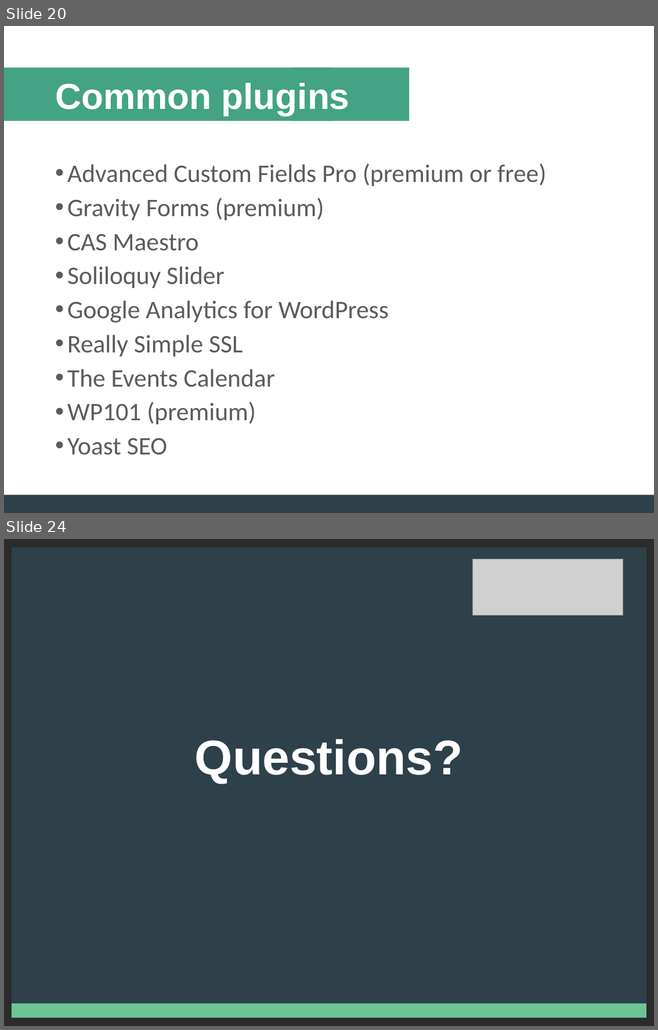
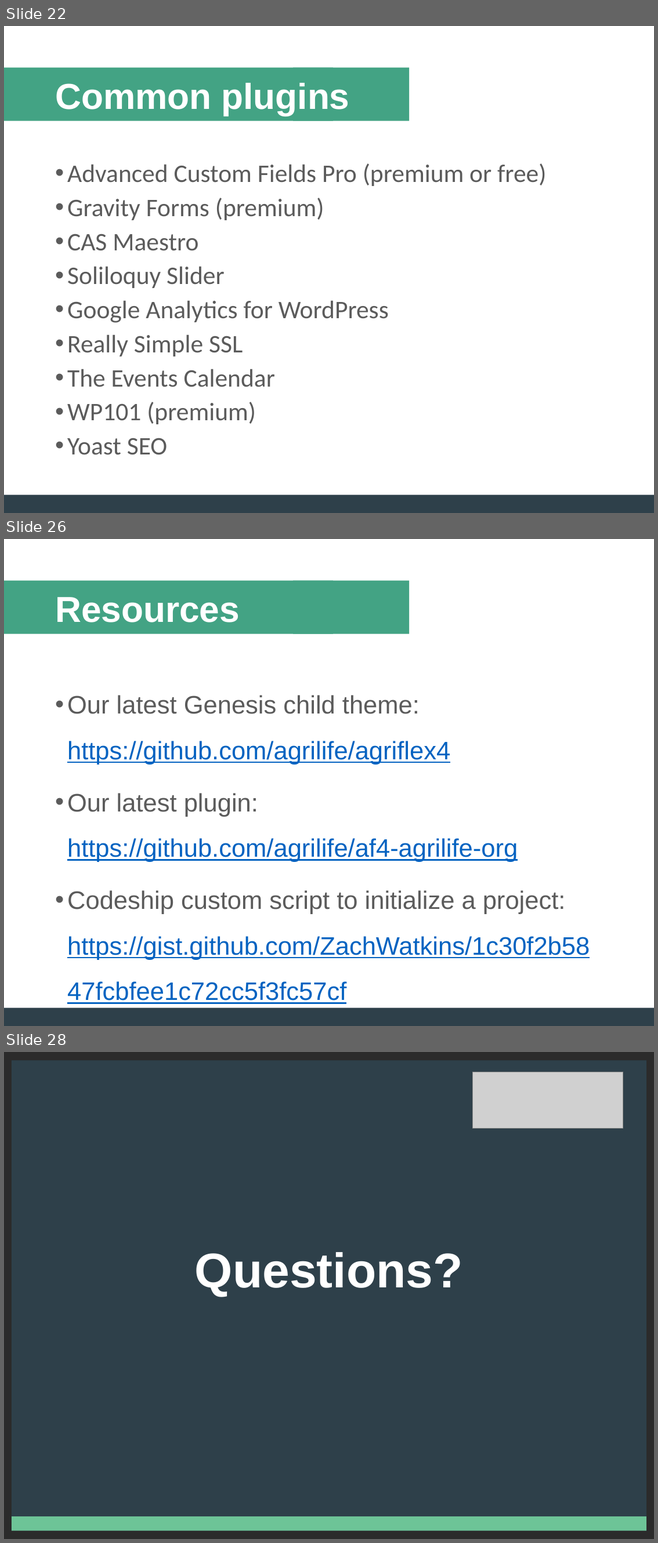
Before and after one commit to ZachWatkins/Presentation-Building-Deploying-Maintaining-WordPress-Sites, a slide deck: WordPress-Presentation.pptx. Shown one above the other, each under a label of ours: slides 20 and 24 before the commit, slides 22, 26 and 28 after it; the slides between them are not shown. The pictures are 658x1030 and 658x1543 pixels, drawn with LibreOffice and Linux fonts; fonts in the diff are those of the drawing; grey boxes stand for pictures; background and template pictures are left out; a plain dark background stands for a picture behind light text. Boxes give left, top, right and bottom in pixels: in the first picture for what was removed or moved away, otherwise in the second. Text is boxed around its words. In the diff, an @@ line names an element or a change of style, - is before the commit and + after.

```diff
--- a/WordPress-Presentation.pptx
+++ b/WordPress-Presentation.pptx
@@ slide 26 added at [4, 539, 654, 1026], background #FFFFFF; not listed: 2 template elements that a slide beside it also shows @@
@@ rectangle added at [293, 581, 409, 634], fill #43A384 @@
@@ title added at [55, 597, 239, 623], 40 pt, text #FFFFFF, bold @@
+Resources
@@ text added at [67, 695, 589, 960], 28 pt, text #0563C1, underline @@
+• Our latest Genesis child theme:
+  https://github.com/agrilife/agriflex4
+• Our latest plugin:
+  https://github.com/agrilife/af4-agrilife-org
+• Codeship custom script to initialize a project:
+  https://gist.github.com/ZachWatkins/1c30f2b5847fcbfee1c72cc5f3fc57cf
@@ what was slide 20 is now slide 22 @@
@@ what was slide 24 is now slide 28 @@
```
Also in this commit, not shown: 14 slides changed, 3 other slides added.
